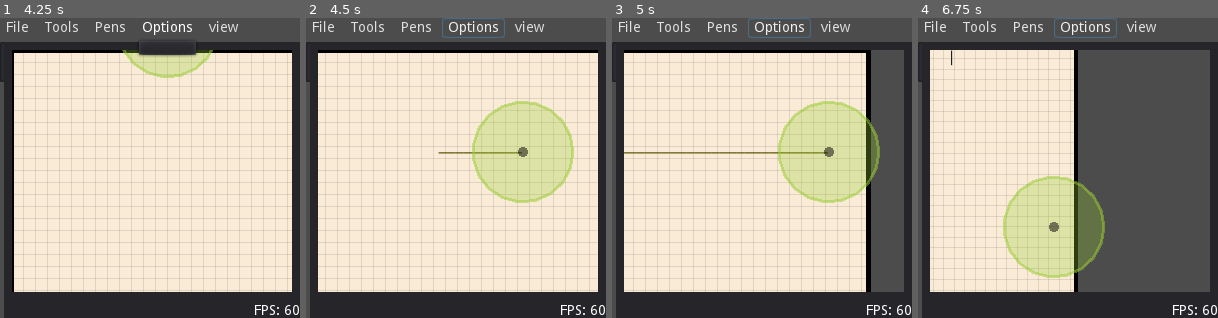
Above: before the commit, frames 1-4 (left to right).
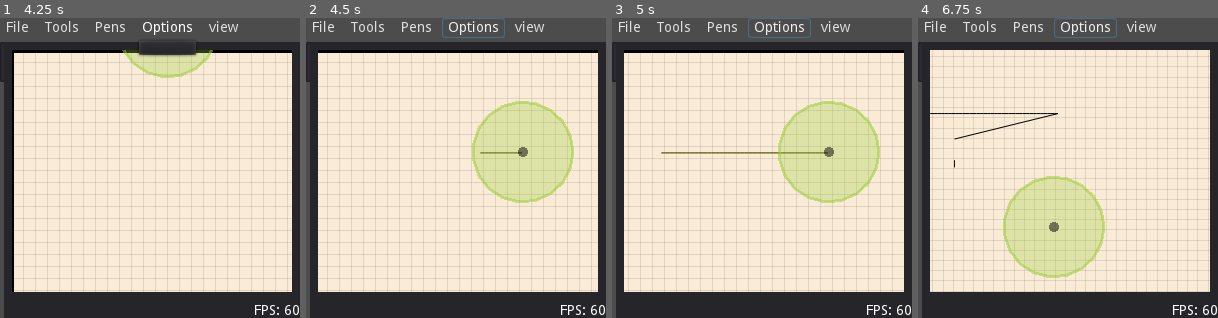
Above: after the commit, the same moments.

Repository: joey-public/gonote
Game: Godot game, scene res://src/Main.tscn
Two runs of this game, one before a commit and one after it. Both use one fixed random seed, a clock stepped at 60 frames per second and the inputs below.
Inputs (mouse positions are in pixels of both pictures, inside the frame that each line leads up to):
- Up to frame 1 (4.25 s): click "File" at 0.5 s; click "Tools" at 1.25 s; click "Pens" at 2 s; click "view" at 2.75 s; click "Options" at 3.5 s
- Up to frame 2 (4.5 s): tap Enter at 4.25 s; move the mouse to (522, 153) at 4.27 s; press the mouse at (522, 153) at 4.28 s; hold D (pan_right) from 4.28 s (still down)
- Up to frame 3 (5 s): keep holding D (pan_right)
- Up to frame 4 (6.75 s): move the mouse to (1008, 183) at 5.02 s; release D (pan_right) at 5.03 s; release the mouse at (1008, 183) at 5.03 s; hold S (pan_down) 5.03-5.78 s; click (1008, 183) at 5.1 s; move the mouse to (1098, 102) at 5.77 s; hold D (pan_right) 5.78-6.53 s; hold Right mouse button (pan) 5.78-6.53 s; click (1098, 102) at 6.05 s; move the mouse to (1053, 228) at 6.52 s; hold W (pan_up) from 6.53 s (still down); tap G (zoom_out) at 6.6 s

Frame 1 is identical in both runs. In frame 2, 9.9% of the frame differs, in the area x 6-96%, y 11-92%; in frame 3, 19%; in frame 4, 47%, in the area x 4-98%, y 10-92%.

Commit message:
gave up on fixing HTML with Tablet, Not sure if issue is cased by wacom or godot...minor changes to rest of code. Trying 120 fps fixed instead of dynamic. Going to try gilab mirroring to github now.

Diff:
--- a/project.godot
+++ b/project.godot
@@ -85,6 +85,7 @@
 draw={
 "deadzone": 0.5,
 "events": [ Object(InputEventMouseButton,"resource_local_to_scene":false,"resource_name":"","device":0,"alt":false,"shi …(212 unchanged characters)…
+, Object(InputEventMouseButton,"resource_local_to_scene":false,"resource_name":"","device":-1,"alt":false,"shift":false,"control":false,"meta":false,"command":false,"button_mask":0,"position":Vector2( 0, 0 ),"global_position":Vector2( 0, 0 ),"factor":1.0,"button_index":1,"pressed":false,"doubleclick":false,"script":null)
  ]
 }
 
--- a/src/Canvas/Camera2D.gd
+++ b/src/Canvas/Camera2D.gd
@@ -4,8 +4,8 @@
 
 export var max_zoom = 0.1
 export var min_zoom = 5
-export var scroll_speed:float = 500.0
-export var zoom_speed:float = 200
+export var scroll_speed:float = 250.0
+export var zoom_speed:float = 250
 
 var _pan_start:Vector2
 # Called when the node enters the scene tree for the first time.
--- a/src/Canvas/Scribble/Scribbles.gd
+++ b/src/Canvas/Scribble/Scribbles.gd
@@ -3,6 +3,8 @@
 export var color:Color = Color.black
 export var width:float = 1
 export var anti_a:bool = true
+
+export var trail_off_speed:int = 50#ponts per sec
 
 var scribble_points:Array = []
 var draw_stack:Array = []
@@ -29,8 +31,11 @@
 									   Globals.refresh_rates["slow_rate"])
 			self.draw_stack.push_back(PoolVector2Array(self.scribble_points))
 			self.scribble_points.clear()
+		else:
+			self._remove_trail_point(0)
+#			var time = self.trail.get_point_count() / self.trail_off_speed;
 #			self.tween.interpolate_method(self,"_remove_trail_point",0,0,
-#										self.drawing_time+1,Tween.TRANS_EXPO,Tween.EASE_IN)
+#										time+1,Tween.TRANS_EXPO,Tween.EASE_IN)
 #			self.tween.start()
 
 #interpolate_method
@@ -45,9 +50,9 @@
 	if self.trail.get_point_count() > 0:
 		self.trail.clear_points()
 
-func _remove_trail_point(pos:int)->void:
+func _remove_trail_point(mpos:int)->void:
 	if self.trail.get_point_count() >0:
-		self.trail.remove_point(pos)
+		self.trail.remove_point(mpos)
 ##TODO
 #to reduce draw calls remove items from the draw stack and instead
 #add to a StreamTexture object
--- a/src/Singletons/SignalManager.gd
+++ b/src/Singletons/SignalManager.gd
@@ -5,6 +5,6 @@
 func _ready():
 	self.connect("fps_changed",self,"_on_fps_update")
 
-
 func _on_fps_update(new_fps):
-	Engine.target_fps=new_fps
+	pass
+#	Engine.target_fps=new_fps
--- a/src/Singletons/globals.gd
+++ b/src/Singletons/globals.gd
@@ -10,7 +10,7 @@
 
 # Called when the node enters the scene tree for the first time.
 func _ready():
-	Engine.target_fps = 30
+	Engine.target_fps = 120
 	display_res = self.get_viewport().get_visible_rect().size
 
 func _process(_delta):
--- a/src/UI/Label.gd
+++ b/src/UI/Label.gd
@@ -9,7 +9,9 @@
 # Called when the node enters the scene tree for the first time.
 func _ready():
 	pass # Replace with function body.
-
+#func _input(event):
+#	self.text = str(event)
+#	self.text += ": "+str(event.get_device())
 
 # Called every frame. 'delta' is the elapsed time since the previous frame.
 func _process(delta):
